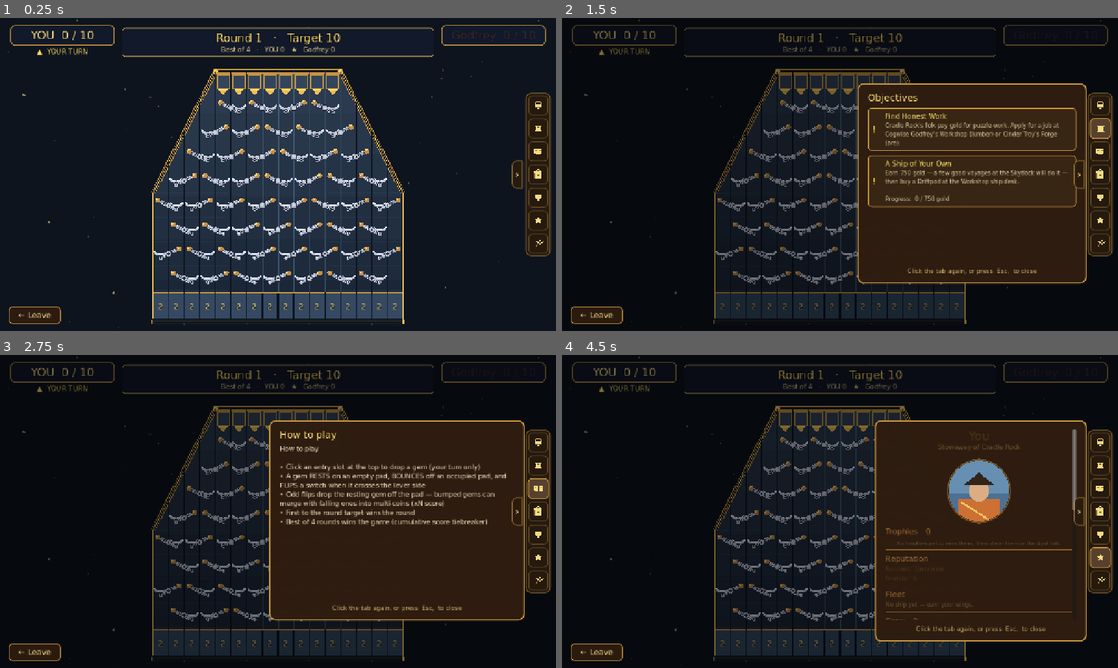
Above: before the commit, frames 1-4 (two rows, left to right).
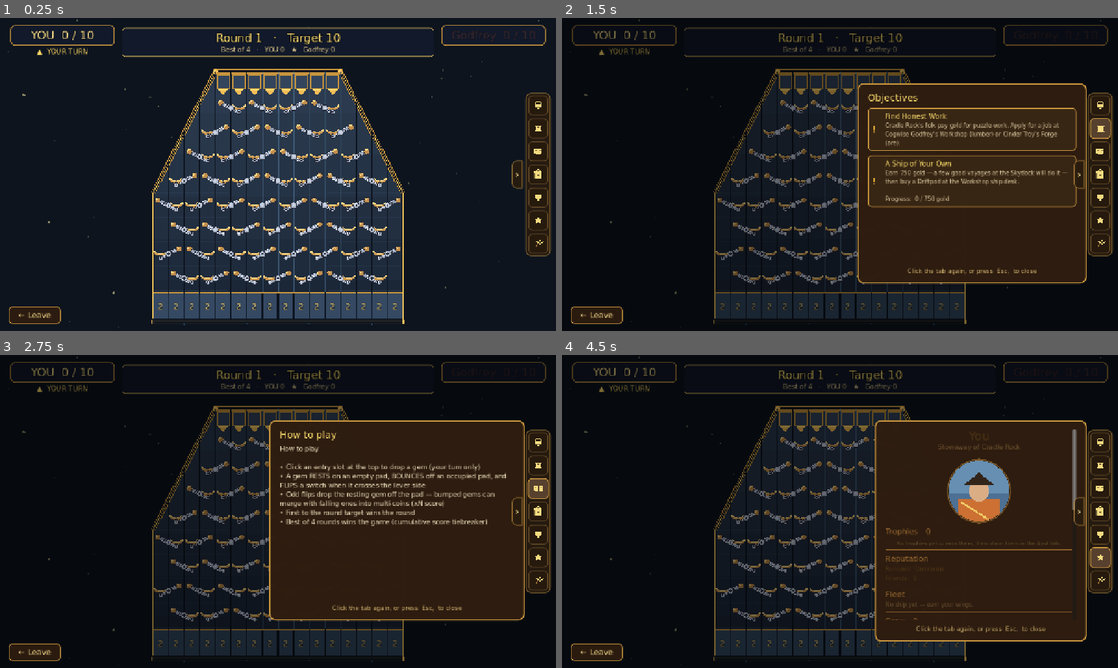
Above: after the commit, the same moments.

Repository: TairoyZone/shivaliva-shanty
Game: Godot game, scene res://puzzles/gem_drop/gem_drop.tscn
The game is run twice, just before and just after one commit, with the same random seed, the same clock (stepped at 60 frames per second) and the same inputs. This scene is started directly instead of the project's main scene.
Inputs (mouse positions are in pixels of both pictures, inside the frame that each line leads up to):
- Up to frame 1 (0.25 s): no input
- Up to frame 2 (1.5 s): click "0" at 0.5 s; click (1101, 127) at 1.27 s
- Up to frame 3 (2.75 s): click (539, 489) at 2.02 s
- Up to frame 4 (4.5 s): click (1101, 511) at 2.77 s; click (1101, 533) at 3.52 s; click (1101, 558) at 4.27 s

The runs differ from the first frame. In frame 1, 0.9% of the frame differs, in the area x 27-70%, y 27-84%; in frame 2, 0.5%; in frame 3, 0.4%; in frame 4, 0.6%.

Commit message:
polish(gem-drop): bronze cradle cup to match the counterweight
Recolor the paddle's cradle cup steel->bronze (Troy). Cup + counterweight are now the warm working parts on the cool steel arm + pivots.

Co-Authored-By: Claude Opus 4.8 (1M context) <noreply@anthropic.com>

Diff:
--- a/puzzles/gem_drop/switch.gd
+++ b/puzzles/gem_drop/switch.gd
@@ -102,7 +102,7 @@
 
 @export_category("Colors")
 @export var color_beam : Color = Color(0.58, 0.62, 0.70, 1.0)   # steel arm
-@export var color_pad : Color = Color(0.72, 0.76, 0.83, 1.0)    # brighter steel cradle cup
+@export var color_pad : Color = Color(0.80, 0.59, 0.31, 1.0)    # bronze cradle cup (Troy 2026-06-15)
 @export var color_pivot : Color = Color(0.66, 0.70, 0.77, 1.0)  # steel pivot boss
 
 
@@ -207,9 +207,9 @@
 	for i in samples:
 		draw_colored_polygon(PackedVector2Array([
 			top_edge[i], top_edge[i + 1], bottom_edge[i + 1], bottom_edge[i]]), color_pad)
-	draw_polyline(top_edge, STEEL_HI, 1.6)                                          # lit cradle rim
-	draw_circle(top_edge[0], 2.2, STEEL_HI)                                         # upturned lip horns
-	draw_circle(top_edge[top_edge.size() - 1], 2.2, STEEL_HI)
+	draw_polyline(top_edge, KNOB_HI, 1.6)                                           # lit bronze cradle rim
+	draw_circle(top_edge[0], 2.2, KNOB_HI)                                          # upturned lip horns
+	draw_circle(top_edge[top_edge.size() - 1], 2.2, KNOB_HI)
 
 	# --- Two screw-bolt PIVOTS, both real axes of rotation (Troy 2026-06-15):
 	# the CUP-HOLDER pivot at the arm tip (the cradle gimbals on it to stay
